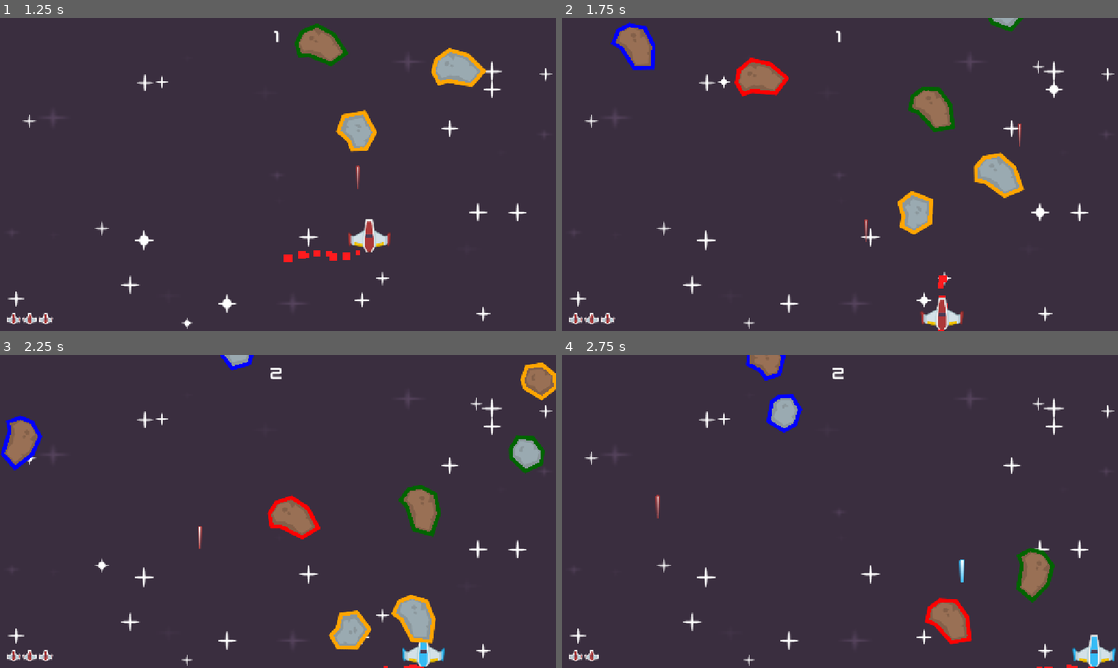
Above: before the commit, frames 1-4 (two rows, left to right).
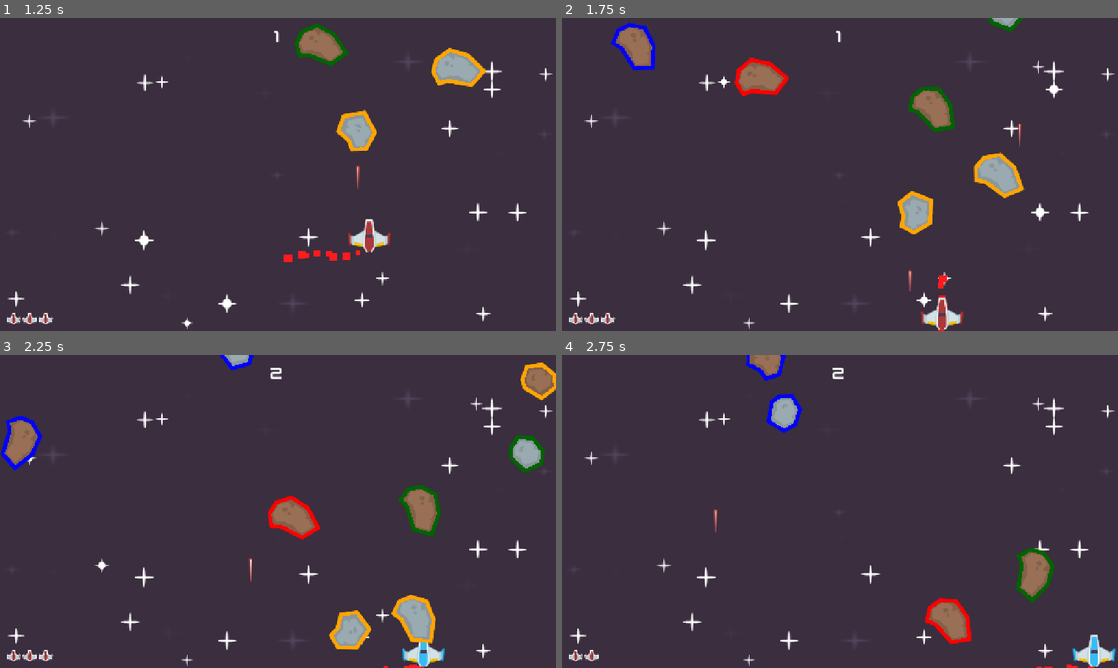
Above: after the commit, the same moments.

Repository: Francium215/Space-Shooter
Game: Godot game, scene res://Scenes/level.tscn
The game is run twice, just before and just after one commit, with the same random seed, the same clock (stepped at 60 frames per second) and the same inputs.
Inputs (mouse positions are in pixels of both pictures, inside the frame that each line leads up to):
- Up to frame 1 (1.25 s): move the mouse to (400, 158) at 0.52 s; press the mouse at (400, 158) at 0.53 s; hold D (right) from 0.53 s (still down); tap Space (powerup, bound only after the commit) at 0.8 s
- Up to frame 2 (1.75 s): move the mouse to (728, 190) at 1.27 s; release D (right) at 1.28 s; release the mouse at (728, 190) at 1.28 s; hold S (down) from 1.28 s (still down); tap Space (powerup, bound only after the commit) at 1.35 s; click (728, 190) at 1.55 s
- Up to frame 3 (2.25 s): move the mouse to (333, 442) at 2.02 s; release S (down) at 2.03 s; hold D (right) from 2.03 s (still down); tap Left (change_color) at 2.1 s
- Up to frame 4 (2.75 s): keep holding D (right); tap Space (powerup, bound only after the commit) at 2.3 s

Frame 1 is identical in both runs. In frame 2, less than 0.1% of the frame differs, in the area x 54-63%, y 64-88%; in frame 3, less than 0.1%; in frame 4, 0.2%, in the area x 16-73%, y 44-73%.

Commit message:
Added powerups, cleaned up some stuff

Diff:
--- a/Scenes/blue_laser.tscn
+++ b/Scenes/blue_laser.tscn
@@ -11,6 +11,7 @@
 collision_layer = 8
 collision_mask = 2
 script = ExtResource("1_l1jan")
+color = 1
 
 [node name="Sprite2D" type="Sprite2D" parent="." unique_id=604652212]
 texture = ExtResource("2_82pfq")
--- a/Scenes/green_laser.tscn
+++ b/Scenes/green_laser.tscn
@@ -11,6 +11,7 @@
 collision_layer = 8
 collision_mask = 2
 script = ExtResource("1_tym7s")
+color = 2
 
 [node name="Sprite2D" type="Sprite2D" parent="." unique_id=604652212]
 texture = ExtResource("2_tym7s")
--- a/Scenes/meteor.tscn
+++ b/Scenes/meteor.tscn
@@ -1,6 +1,6 @@
 [gd_scene format=3 uid="uid://bwbn4fpcjbyy7"]
 
-[ext_resource type="Shader" uid="uid://b4740qhsuteaa" path="res://meteor.gdshader" id="1_bgiwl"]
+[ext_resource type="Shader" uid="uid://b4740qhsuteaa" path="res://Shaders/meteor.gdshader" id="1_bgiwl"]
 [ext_resource type="Script" uid="uid://caoxo6n7tigpv" path="res://Scripts/meteor.gd" id="1_wm1ig"]
 [ext_resource type="AudioStream" uid="uid://dbv03wqf4memw" path="res://audio/sfx_zap.ogg" id="2_wm1ig"]
 
--- a/Scenes/orange_laser.tscn
+++ b/Scenes/orange_laser.tscn
@@ -11,6 +11,7 @@
 collision_layer = 8
 collision_mask = 2
 script = ExtResource("1_gcyng")
+color = 3
 
 [node name="Sprite2D" type="Sprite2D" parent="." unique_id=604652212]
 texture = ExtResource("2_gcyng")
--- a/Scenes/player.tscn
+++ b/Scenes/player.tscn
@@ -42,4 +42,13 @@
 [node name="DamageSound" type="AudioStreamPlayer" parent="." unique_id=1547174131]
 stream = ExtResource("4_vgqql")
 
+[node name="PowerupTimer" type="Timer" parent="." unique_id=1288823170]
+wait_time = 10.0
+autostart = true
+
+[node name="PowerupUptime" type="Timer" parent="." unique_id=81863399]
+wait_time = 5.0
+
 [connection signal="timeout" from="LaserTimer" to="." method="_on_laser_timer_timeout"]
+[connection signal="timeout" from="PowerupTimer" to="." method="_on_powerup_timer_timeout"]
+[connection signal="timeout" from="PowerupUptime" to="." method="_on_powerup_uptime_timeout"]
--- a/Scripts/laser.gd
+++ b/Scripts/laser.gd
@@ -1,8 +1,16 @@
+class_name Laser
 extends Area2D
 
 @export var speed = 500
 var direction
 
+enum Colors {
+	Red = 0,
+	Blue = 1,
+	Green = 2,
+	Orange = 3
+}
+@export var color: Colors
 
 func _ready():
 	var tween = create_tween()
--- a/Scripts/level.gd
+++ b/Scripts/level.gd
@@ -43,23 +43,20 @@
 
 
 func _on_player_laser(pos, color) -> void:
+	var laser
 	if color == "red":
-		var laser = red_laser.instantiate()
-		$Lasers.add_child(laser)
-		laser.position = pos
-		laser.move_to(get_viewport().get_mouse_position())
-	if color == "blue":
-		var laser = blue_laser.instantiate()
-		$Lasers.add_child(laser)
-		laser.position = pos
-		laser.move_to(get_viewport().get_mouse_position())
-	if color == "green":
-		var laser = green_laser.instantiate()
-		$Lasers.add_child(laser)
-		laser.position = pos
-		laser.move_to(get_viewport().get_mouse_position())
-	if color == "orange":
-		var laser = orange_laser.instantiate()
-		$Lasers.add_child(laser)
-		laser.position = pos
-		laser.move_to(get_viewport().get_mouse_position())
+		laser = red_laser.instantiate()
+	elif color == "blue":
+		laser = blue_laser.instantiate()
+	elif color == "green":
+		laser = green_laser.instantiate()
+	elif color == "orange":
+		laser = orange_laser.instantiate()
+	else:
+		return
+	spawn_laser(laser, pos)
+
+func spawn_laser(laser, pos):
+	$Lasers.add_child(laser)
+	laser.position = pos
+	laser.move_to(get_viewport().get_mouse_position())
--- a/Scripts/meteor.gd
+++ b/Scripts/meteor.gd
@@ -1,10 +1,11 @@
 extends Area2D
+class_name meteor
 
 var speed: int
 var rotation_speed: int
 var direction_x: float
 signal collision
-var can_collide := true
+
 
 var colors : Array[Color] = [Color.RED, Color.BLUE, Color.DARK_GREEN, Color.ORANGE]
 
@@ -28,25 +29,25 @@
 	direction_x = rng.randf_range(-1, 1)
 	rotation_speed = rng.randi_range(40, 100)
 
-
 func _process(delta):
 	position += Vector2(direction_x, 1.0) * speed * delta
 	rotation_degrees += rotation_speed * delta
 
-#when body is entered, send the signal "collision"
+#when body is entered, send the signal "collision" to level
 func _on_body_entered(_body) -> void:
-	if can_collide:
+	if Global.can_collide:
 		collision.emit()
 
 
 func _on_area_entered(area: Area2D) -> void:
-	if area.name.contains("Red") and $Sprite2D.material.get_shader_parameter("outline_color") == Color.RED:
+
+	if area.color == Laser.Colors.Red and $Sprite2D.material.get_shader_parameter("outline_color") == Color.RED:
 		_kill(area)
-	if area.name.contains("Blue") and $Sprite2D.material.get_shader_parameter("outline_color") == Color.BLUE:
+	elif area.color == Laser.Colors.Blue and $Sprite2D.material.get_shader_parameter("outline_color") == Color.BLUE:
 		_kill(area)
-	if area.name.contains("Orange") and $Sprite2D.material.get_shader_parameter("outline_color") == Color.ORANGE:
+	elif area.color == Laser.Colors.Orange and $Sprite2D.material.get_shader_parameter("outline_color") == Color.ORANGE:
 		_kill(area)
-	if area.name.contains("Green") and $Sprite2D.material.get_shader_parameter("outline_color") == Color.DARK_GREEN:
+	elif area.color == Laser.Colors.Green and $Sprite2D.material.get_shader_parameter("outline_color") == Color.DARK_GREEN:
 		_kill(area)
 
 
@@ -54,6 +55,6 @@
 	area.queue_free()
 	$ExplosionSound.play()
 	$Sprite2D.hide()
-	can_collide = false
+	Global.can_collide = false
 	await get_tree().create_timer(0.5).timeout
 	queue_free()
--- a/Scripts/player.gd
+++ b/Scripts/player.gd
@@ -9,6 +9,7 @@
 
 var color: String = "red"
 signal laser(pos, color)
+var can_powerup: bool = false
 
 
 # Called when the node enters the scene tree for the first time.
@@ -41,8 +42,29 @@
 		$LaserTimer.start()
 		$LaserSound.play()
 
+	if Input.is_action_just_pressed("powerup") and can_powerup == true:
+		print("powerup")
+		powerup("invincibility")
+		can_powerup = false
+
 func play_collision_sound():
 	$DamageSound.play()
 
 func _on_laser_timer_timeout() -> void:
 	can_shoot = true
+
+func _on_powerup_timer_timeout() -> void:
+	can_powerup = true
+
+func powerup(type):
+	if type == "shoot_speed":
+		$LaserTimer.wait_time = .25
+		$PowerupUptime.start()
+	if type == "invincibility":
+		Global.can_collide = false
+		$PowerupUptime.start()
+		pass
+
+func _on_powerup_uptime_timeout() -> void:
+	$LaserTimer.wait_time = .5
+	Global.can_collide = true
--- a/global/global.gd
+++ b/global/global.gd
@@ -1,3 +1,4 @@
 extends Node
 
 var score := 0
+var can_collide := true
--- a/project.godot
+++ b/project.godot
@@ -50,8 +50,7 @@
 }
 shoot={
 "deadzone": 0.2,
-"events": [Object(InputEventKey,"resource_local_to_scene":false,"resource_name":"","device":-1,"window_id":0,"alt_pressed":false,"shift_pressed":false,"ctrl_pressed":false,"meta_pressed":false,"pressed":false,"keycode":0,"physical_keycode":32,"key_label":0,"unicode":32,"location":0,"echo":false,"script":null)
-, Object(InputEventMouseButton,"resource_local_to_scene":false,"resource_name":"","device":-1,"window_id":0,"alt_pressed":false,"shift_pressed":false,"ctrl_pressed":false,"meta_pressed":false,"button_mask":1,"position":Vector2(171, 18),"global_position":Vector2(180, 66),"factor":1.0,"button_index":1,"canceled":false,"pressed":true,"double_click":false,"script":null)
+"events": [Object(InputEventMouseButton,"resource_local_to_scene":false,"resource_name":"","device":-1,"window_id":0,"alt_pressed":false,"shift_pressed":false,"ctrl_pressed":false,"meta_pressed":false,"button_mask":1,"position":Vector2(171, 18),"global_position":Vector2(180, 66),"factor":1.0,"button_index":1,"canceled":false,"pressed":true,"double_click":false,"script":null)
 ]
 }
 change_color={
@@ -60,6 +59,11 @@
 , Object(InputEventKey,"resource_local_to_scene":false,"resource_name":"","device":-1,"window_id":0,"alt_pressed":false …(186 unchanged characters)…
 , Object(InputEventKey,"resource_local_to_scene":false,"resource_name":"","device":-1,"window_id":0,"alt_pressed":false …(186 unchanged characters)…
 , Object(InputEventKey,"resource_local_to_scene":false,"resource_name":"","device":-1,"window_id":0,"alt_pressed":false …(186 unchanged characters)…
+]
+}
+powerup={
+"deadzone": 0.2,
+"events": [Object(InputEventKey,"resource_local_to_scene":false,"resource_name":"","device":-1,"window_id":0,"alt_pressed":false,"shift_pressed":false,"ctrl_pressed":false,"meta_pressed":false,"pressed":false,"keycode":0,"physical_keycode":32,"key_label":0,"unicode":32,"location":0,"echo":false,"script":null)
 ]
 }
 
Renamed: meteor.gdshader -> Shaders/meteor.gdshader
Renamed: meteor.gdshader.uid -> Shaders/meteor.gdshader.uid
